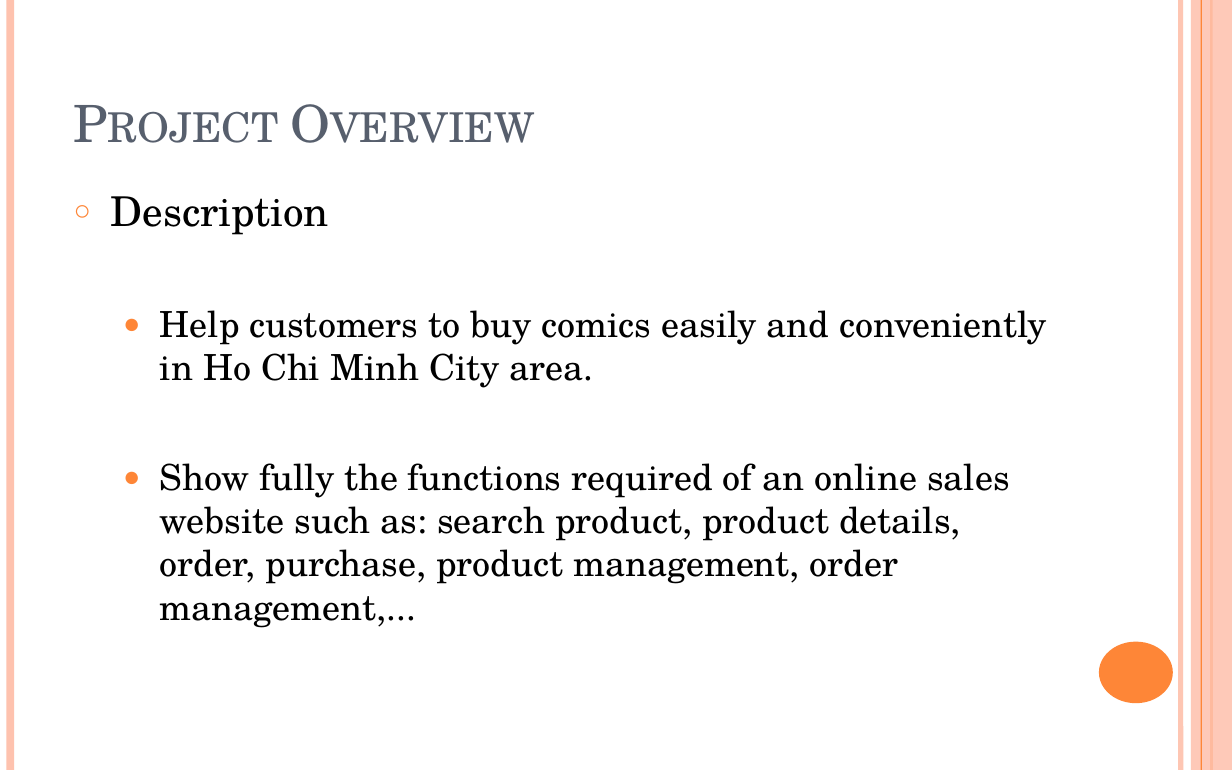
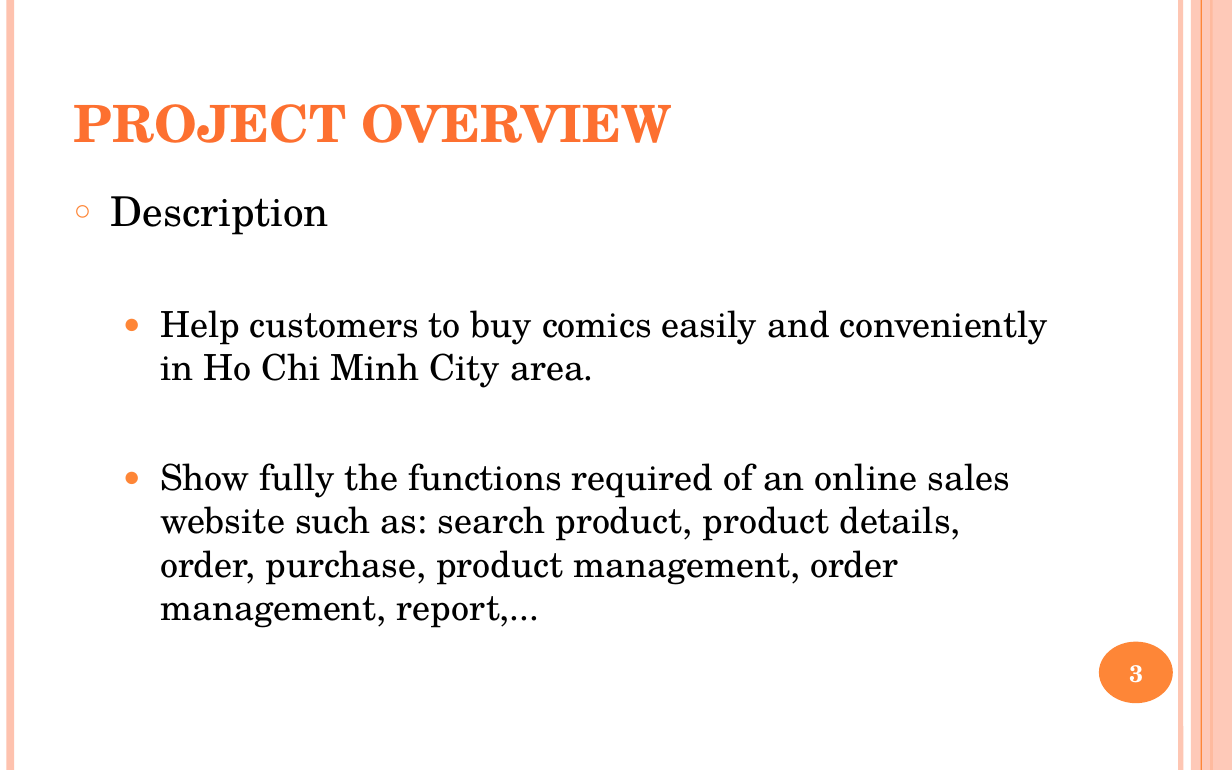
Before and after one commit to yutovsjohan/final_project, a slide deck: slide 3 of ppt.pptx. Drawn at 1232x770 pixels with LibreOffice and Linux fonts; fonts in the diff are those of the drawing. Boxes give left, top, right and bottom in pixels: in the first picture for what was removed or moved away, otherwise in the second. Text is boxed around its words. In the diff, an @@ line names an element or a change of style, - is before the commit and + after.

```diff
--- a/ppt.pptx
+++ b/ppt.pptx
@@ title at [74, 104, 672, 143]: text changed; text colour #575F6D to gradient #FF8D61 to #FE7131 to #EB6A15 to #CB601A to #C75E1A; bold on @@
-Project Overview
+PROJECT OVERVIEW
@@ text at [160, 463, 1010, 628]: text changed @@
-  ● Show fully the functions required of an online sales website such as: search product, product details, order, purchase, product management, order management,...
+  ● Show fully the functions required of an online sales website such as: search product, product details, order, purchase, product management, order management, report,...
@@ page number added at [1129, 665, 1143, 683], 14 pt, text #FFFFFF, bold @@
+3
```
Also in this commit, not shown: 13 other slides changed, 1 slide added.
